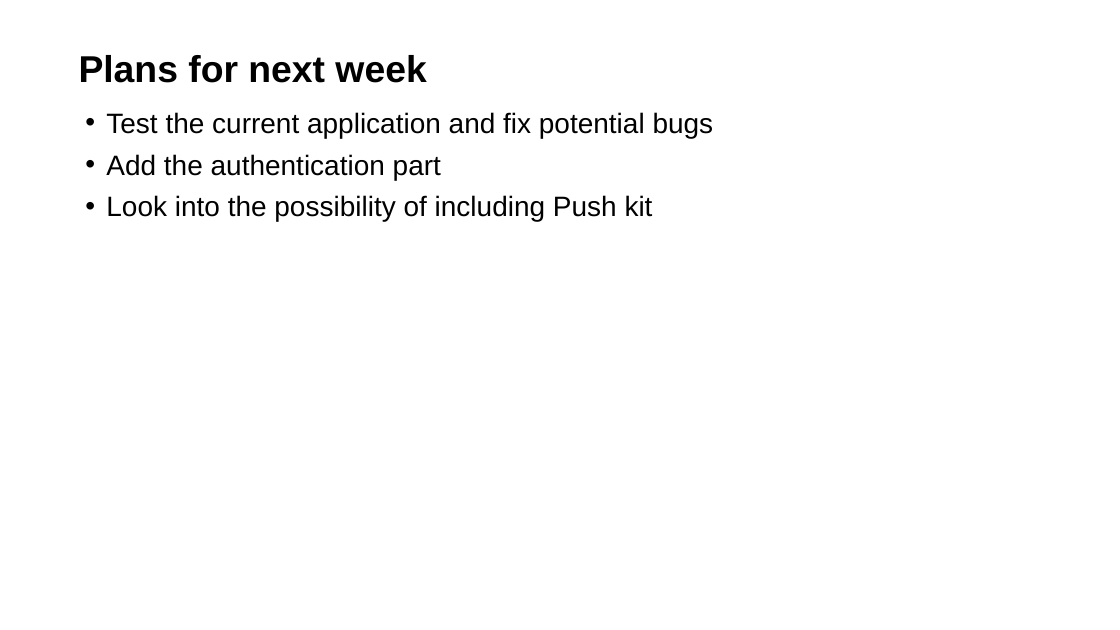
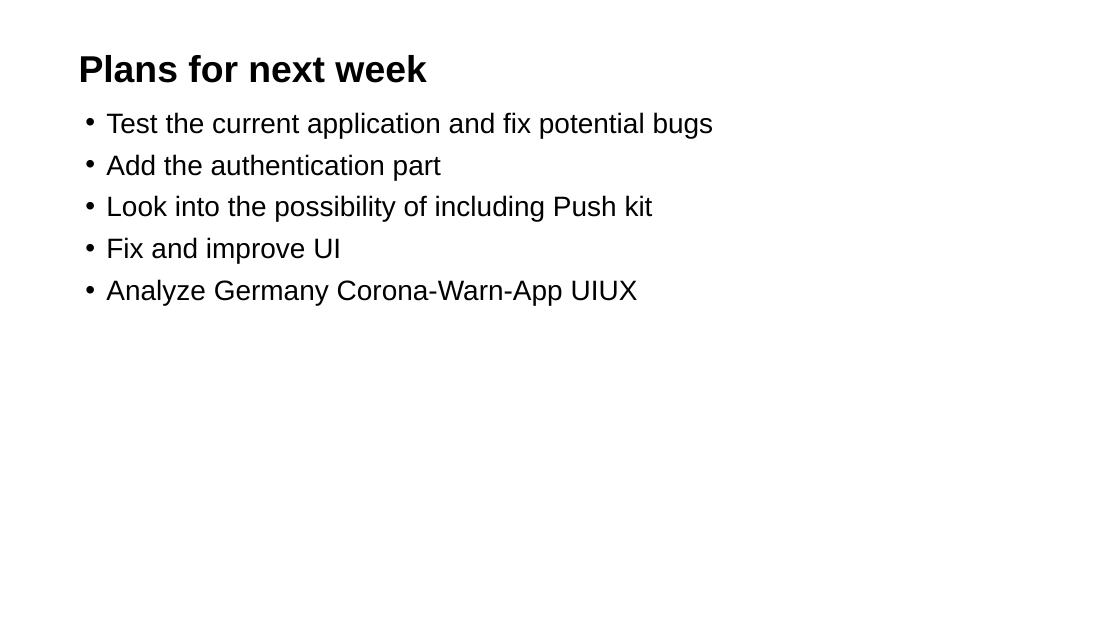
Before and after one commit to JackXu0/Contact_Tracing, a slide deck: slide 5 of Week4 Pre/CT Project Weekly Status Report 6-26-2020.pptx. Drawn at 1120x630 pixels with LibreOffice and Linux fonts; fonts in the diff are those of the drawing; background and template pictures are left out. Boxes give left, top, right and bottom in pixels: in the first picture for what was removed or moved away, otherwise in the second. Text is boxed around its words. In the diff, an @@ line names an element or a change of style, - is before the commit and + after.

```diff
--- a/Week4 Pre/CT Project Weekly Status Report 6-26-2020.pptx
+++ b/Week4 Pre/CT Project Weekly Status Report 6-26-2020.pptx
@@ text at (106, 237, 638, 305): paragraphs added @@
+• Fix and improve UI
+• Analyze Germany Corona-Warn-App UIUX
```
Also in this commit, not shown: 1 other slide changed.
